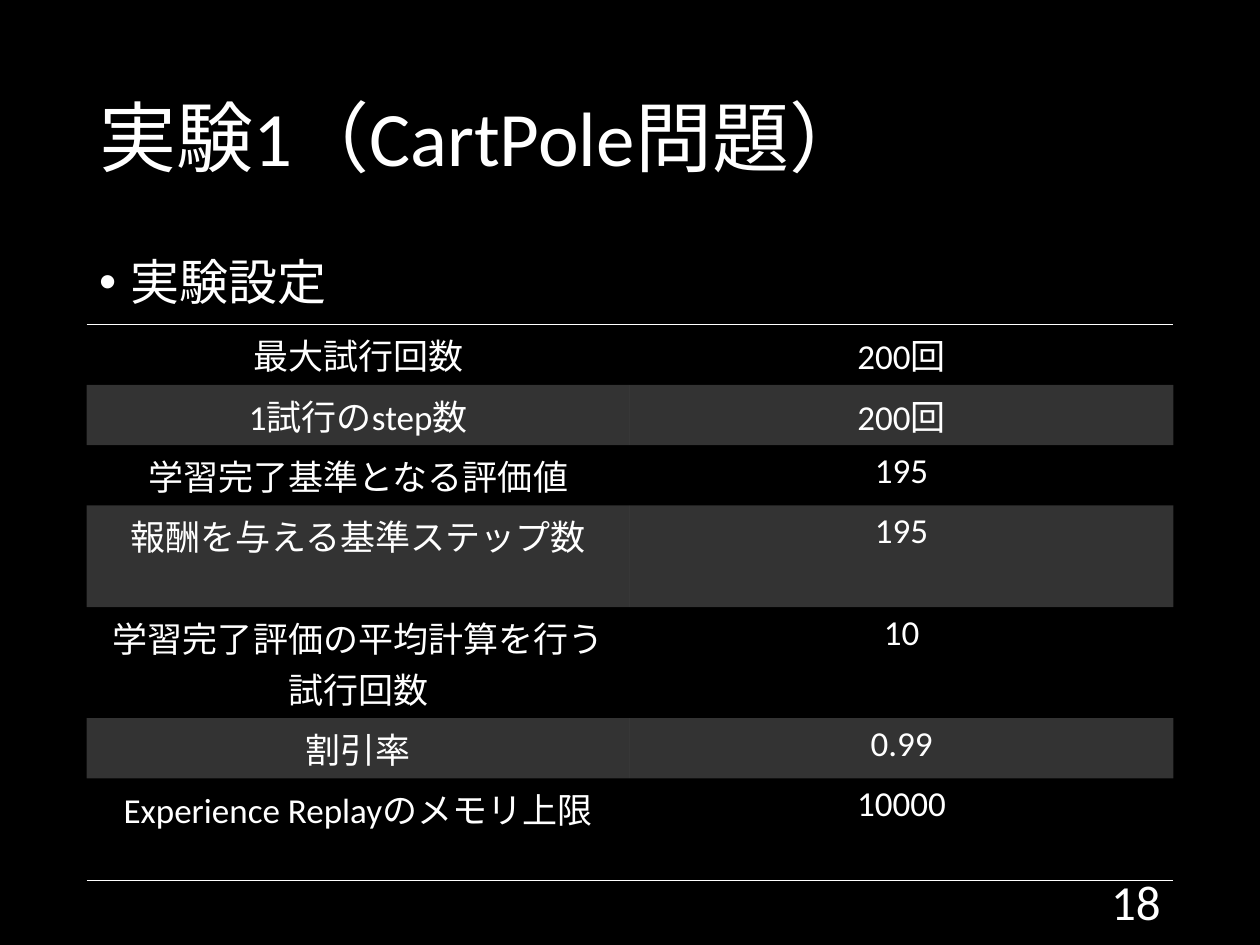
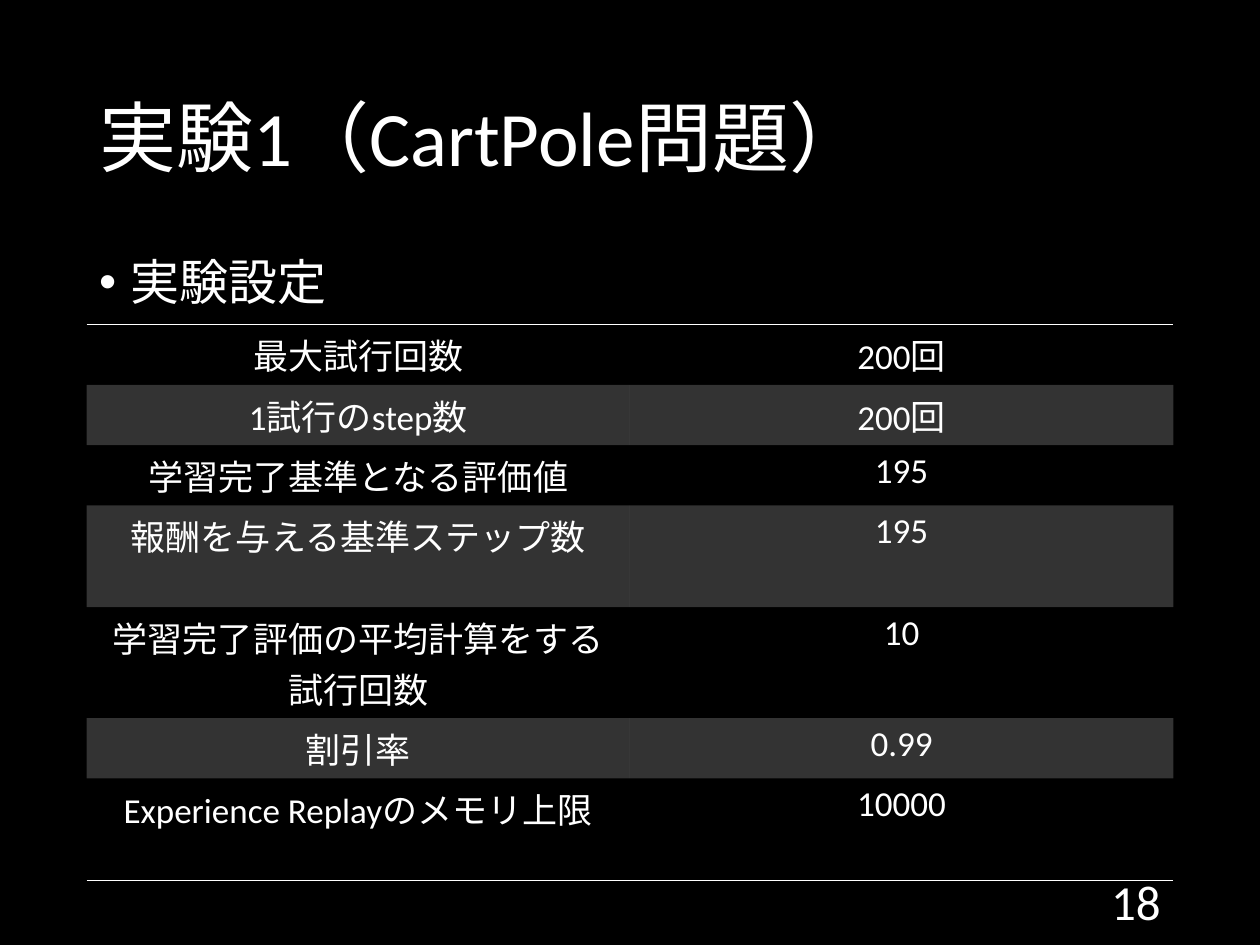
Before and after one commit to 1g-hub/ozeki, a slide deck: slide 18 of B3/情報工学実験II_発表資料.pptx. Drawn at 1260x945 pixels with LibreOffice and Linux fonts; fonts in the diff are those of the drawing. Boxes give left, top, right and bottom in pixels: in the first picture for what was removed or moved away, otherwise in the second. Text is boxed around its words. In the diff, an @@ line names an element or a change of style, - is before the commit and + after.

```diff
--- a/B3/情報工学実験II_発表資料.pptx
+++ b/B3/情報工学実験II_発表資料.pptx
@@ table at [87, 325, 1173, 852] @@
-row 5, column 1: 学習完了評価の平均計算を行う試行回数
+row 5, column 1: 学習完了評価の平均計算をする試行回数
```
Also in this commit, not shown: 11 other slides changed.
